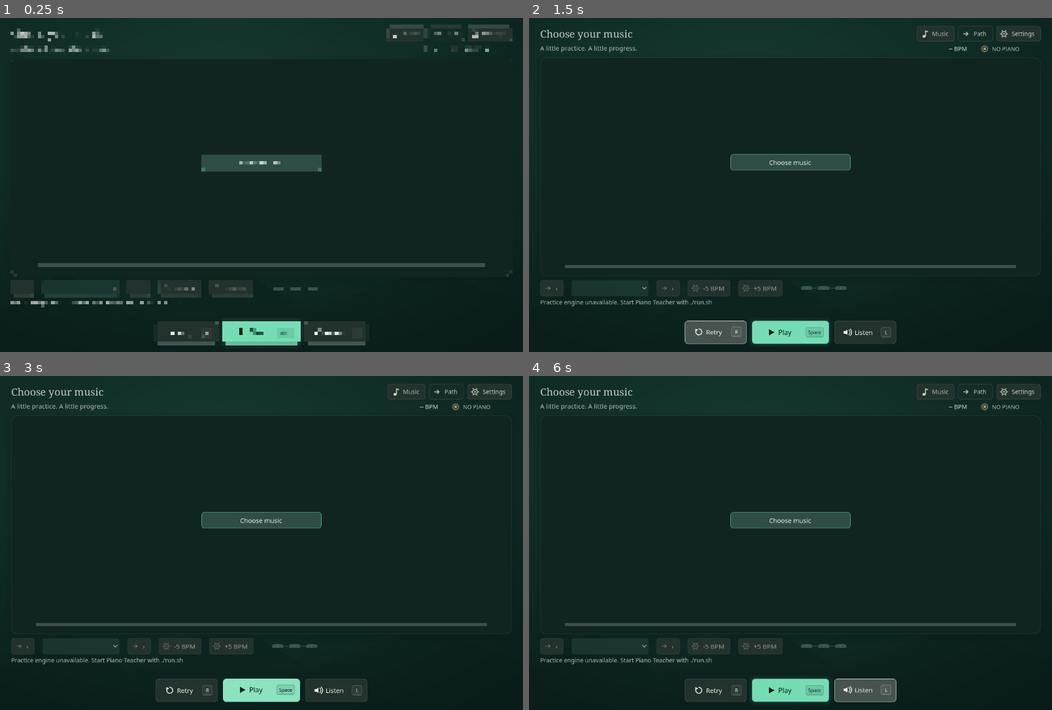
Above: before the commit, frames 1-4 (two rows, left to right).
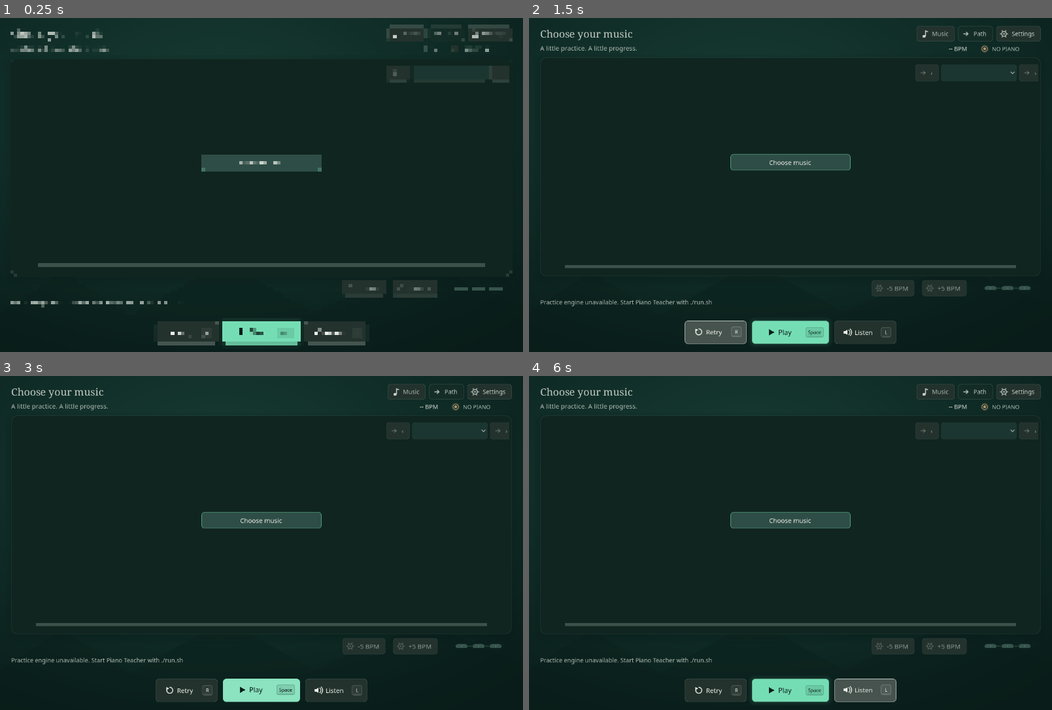
Above: after the commit, the same moments.

Repository: tpepels/piano_teacher
Game: Godot game, scene res://main.tscn
Two runs of this game, one before a commit and one after it. Both use one fixed random seed, a clock stepped at 60 frames per second and the inputs below.
Inputs:
- Up to frame 1 (0.25 s): no input
- Up to frame 2 (1.5 s): click "Retry" at 0.5 s; click "Retry" at 1.25 s
- Up to frame 3 (3 s): click "Retry" at 2 s; click "Play" at 2.75 s
- Up to frame 4 (6 s): click "Play" at 3.5 s; click "Path" at 4.25 s; click "Next passage" at 5 s; click "Listen" at 5.75 s

The runs differ from the first frame. In frame 1, 1.1% of the frame differs, in the area x 2-98%, y 14-84%; in frame 2, 0.5%; in frame 3, 0.5%; in frame 4, 0.5%.

Commit message:
Float lesson step navigation over score to preserve compact practice layout

Diff:
--- a/godot/main.gd
+++ b/godot/main.gd
@@ -120,6 +120,7 @@
 var tempo_up_button: Button
 var tempo_down_button: Button
 var practice_step_picker: OptionButton
+var practice_step_controls: HBoxContainer
 var practice_step_previous_button: Button
 var practice_step_next_button: Button
 var practice_step_entries: Array = []
@@ -1383,10 +1384,23 @@
     progress_label.text_overrun_behavior = TextServer.OVERRUN_TRIM_ELLIPSIS
     progress_label.size_flags_horizontal = Control.SIZE_EXPAND_FILL
     challenge_bar.add_child(progress_label)
+    # Stage navigation floats within the existing score stage. Putting
+    # it in the progress row enlarges the entire Practice minimum width,
+    # clipping transport and the MIDI keyboard on 800x600 desktops.
+    practice_step_controls = HBoxContainer.new()
+    practice_step_controls.name = "PracticeStepControls"
+    practice_step_controls.set_anchors_and_offsets_preset(Control.PRESET_TOP_RIGHT)
+    practice_step_controls.offset_left = -332.0
+    practice_step_controls.offset_right = -12.0
+    practice_step_controls.offset_top = 10.0
+    practice_step_controls.offset_bottom = 50.0
+    practice_step_controls.add_theme_constant_override("separation", 5)
+    practice_step_controls.z_index = 6
+    score_frame.add_child(practice_step_controls)
     practice_step_previous_button = _button("‹", func(): _navigate_practice_step(-1), false, "navigation")
     practice_step_previous_button.custom_minimum_size = Vector2(38, 38)
     practice_step_previous_button.tooltip_text = "Previous lesson step (hand and note level)"
-    challenge_bar.add_child(practice_step_previous_button)
+    practice_step_controls.add_child(practice_step_previous_button)
     practice_step_picker = OptionButton.new()
     practice_step_picker.name = "PracticeLessonStepPicker"
     practice_step_picker.custom_minimum_size = Vector2(225, 38)
@@ -1396,11 +1410,11 @@
     practice_step_picker.disabled = true
     practice_step_picker.tooltip_text = "Choose any lesson step directly, without earning mastery"
     practice_step_picker.item_selected.connect(_on_practice_step_selected)
-    challenge_bar.add_child(practice_step_picker)
+    practice_step_controls.add_child(practice_step_picker)
     practice_step_next_button = _button("›", func(): _navigate_practice_step(1), false, "navigation")
     practice_step_next_button.custom_minimum_size = Vector2(38, 38)
     practice_step_next_button.tooltip_text = "Next lesson step (hand and note level)"
-    challenge_bar.add_child(practice_step_next_button)
+    practice_step_controls.add_child(practice_step_next_button)
     tempo_down_button = _button("-5 BPM", func(): _send_action({"action":"tempo_down"}),
         false, "settings")
     tempo_down_button.tooltip_text = "Slow this lesson step without changing its song target"
@@ -1650,12 +1664,16 @@
         _update_hand_stages(last_state)
     if practice_header == null:
         return
-    # The practice step selector must not inflate the whole page's minimum
-    # width on a small 800px desktop. Streak remains visible; duplicate
-    # prose progress yields its space to the actual step controls.
+    # Floating navigation never changes the Practice row's intrinsic size.
     var compact_steps: bool = width < 1250.0
-    progress_label.visible = not compact_steps
-    practice_step_picker.custom_minimum_size.x = 140.0 if width < 850.0 else 180.0 if compact_steps else 225.0
+    progress_label.visible = true
+    if practice_step_controls != null:
+        var controls_width: float = 235.0 if width < 850.0 else 275.0 if compact_steps else 330.0
+        practice_step_controls.offset_left = -controls_width - 12.0
+        practice_step_controls.offset_right = -12.0
+        practice_step_picker.custom_minimum_size.x = controls_width - 98.0
+        for arrow in [practice_step_previous_button, practice_step_next_button]:
+            arrow.custom_minimum_size.x = 40.0
     for bpm_button in [tempo_down_button, tempo_up_button]:
         bpm_button.custom_minimum_size.x = 84.0 if compact_steps else 100.0
     practice_header.add_theme_constant_override("separation", 10 if width < 950.0 else 20)
@@ -2387,7 +2405,7 @@
     var stages: Array = state.get("hand_stages", [])
     # Transport changes must not add/remove a layout row: doing so changes
     # the score's zoom and moves its notes at Start and Pause.
-    practice_stage_bar.visible = not stages.is_empty()
+    practice_stage_bar.visible = not stages.is_empty() and size.x >= 1150.0
     if stages == presented_hand_stages:
         return
     presented_hand_stages = stages.duplicate(true)
